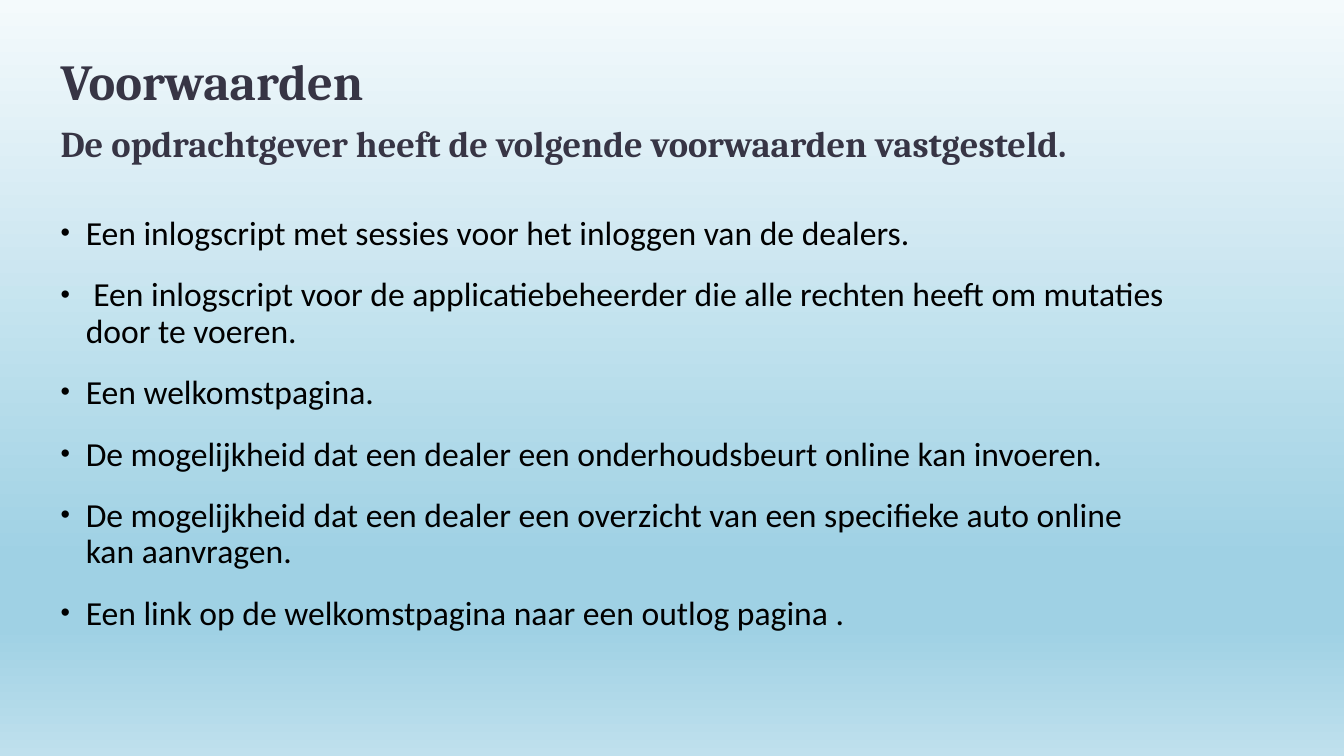
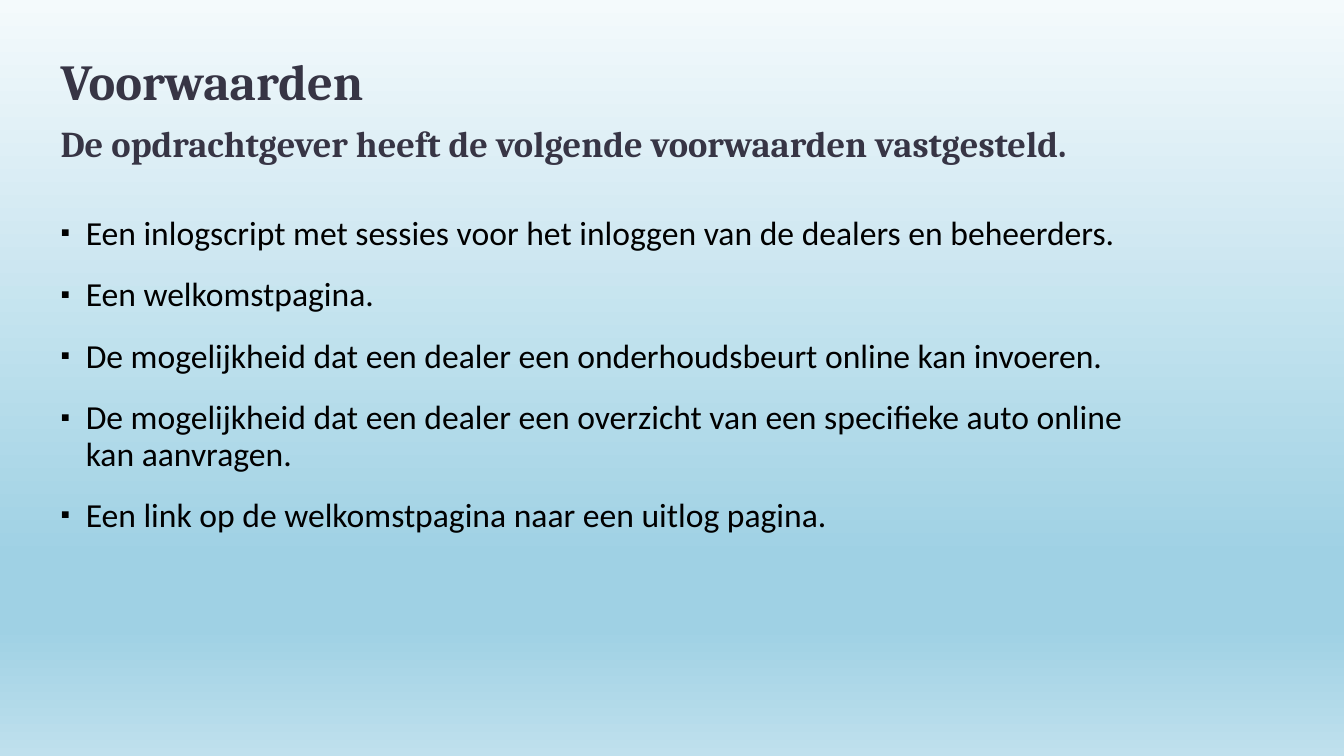
Before and after one commit to Leonfrie/finalproject, a slide deck: slide 5 of Wagenpark presentatie.pptx (slide 3 before the commit). Drawn at 1344x756 pixels with LibreOffice and Linux fonts; fonts in the diff are those of the drawing. Boxes give left, top, right and bottom in pixels: in the first picture for what was removed or moved away, otherwise in the second. Text is boxed around its words. In the diff, an @@ line names an element or a change of style, - is before the commit and + after.

```diff
--- a/Wagenpark presentatie.pptx
+++ b/Wagenpark presentatie.pptx
@@ text at bbox=[86, 221, 1114, 251]: text changed @@
-• Een inlogscript met sessies voor het inloggen van de dealers.
-• Een inlogscript voor de applicatiebeheerder die alle rechten heeft om mutaties door te voeren.
+▪ Een inlogscript met sessies voor het inloggen van de dealers en beheerders.
@@ text at bbox=[86, 282, 1122, 472]: bullet • to ▪ @@
@@ text at bbox=[86, 503, 826, 533]: text changed @@
-• Een link op de welkomstpagina naar een outlog pagina .
+▪ Een link op de welkomstpagina naar een uitlog pagina.
```
Also in this commit, not shown: 1 other slide changed, 5 slides added, 1 slide removed.
